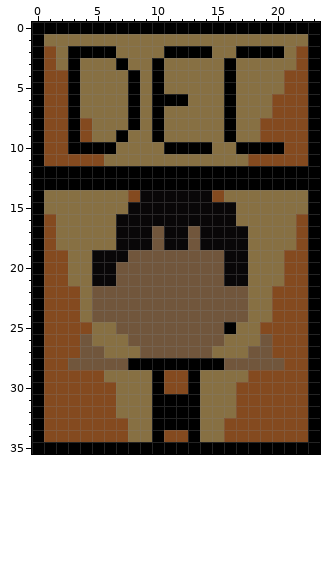
Pixel-art sprite -- assets/images/props/cabin/calendar.png. Above, as it was before the edit.
The file is 24x36 pixels. Colours within 5 levels of each other are drawn and written as one.
Once edited:
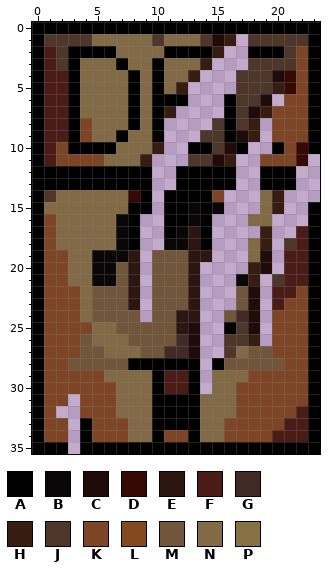
Palette (. is transparent): A #000000  B #090708  C #200b0a  D #370904  E #2d1511  F #4b1b17  G #422a26  H #371c11  J #4e362b  K #7d4526  L #844a1f  M #71563c  N #826a47  P #877043
Diff:
Changed rows in their new state; - is an unchanged pixel.
first column x 1:
 1 JJJJNNNNNJNNNJCH.JJJJJ-
 2 FJ----NNNN----H..---JK-
 3 FJ-NNN-NN-NNNH...JJJJK-
 4 FF-NNNN-N-NNH...JJJCDK-
 5 FF-NNNN-N-NH....JJJHDK-
 6 FF-NNNN-N---...-JJC.KK-
 7 FF-NNNN-N-H....-JCHKKK-
 8 FF-KNNN-N-....J-JH.KKK-
 9 FF-KNN-NN-...JJ-CH.KKK-
10 FK----NNNH..--JC-..-KD-
11 FKKKKNNNH...JJCH..KKKD.
12 ---------..-----..---..
13 ---------..-----..---..
14 JNNNNNNDA.AAAAK...NH...
15 NNNNNNNAA.AA-A-...NH..-
16 KNNNNN-A..AA-A...NN...-
17 KNNNNN-A..A-EA....H..F-
18 KNNNNN-A..--EA...NH.JF-
19 KKNN---E.---EE...NC.FF-
20 KKNN---E.---E....HC.FF-
21 KKNN---E.---E...-H.JFF-
22 KKKN---E.---E...-C.FFK-
23 KKKN---E.---E...-C.FKK-
24 KKKN----.--EE..-GC.KKK-
25 KKKKNN-----EC..-JC.KKK-
26 KKK-NNN----GC..JJH.KKK-
27 KKK--NNN--GGC..JN--KKK-
28 KK-----------.------KK-
29 KKKKKNNNN-FF-.NNNKKKKK-
30 KKKKKKNNN-FF-.NNKKKKKK-
31 KK.KKKNNN----NNNKKKKKK-
32 K..KKKNNN----NNNKKKKKF-
33 KK.AKKKNN----NNKKKKKFF-
34 KK.AKKKNN-KK-NNKKKKFFF-
35 --.--------------------
